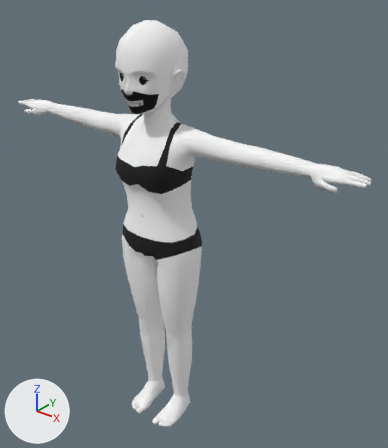
The glTF model collections/base-avatars/body_shape/BaseFemale/BaseFemale.glb: old version first, new version second.
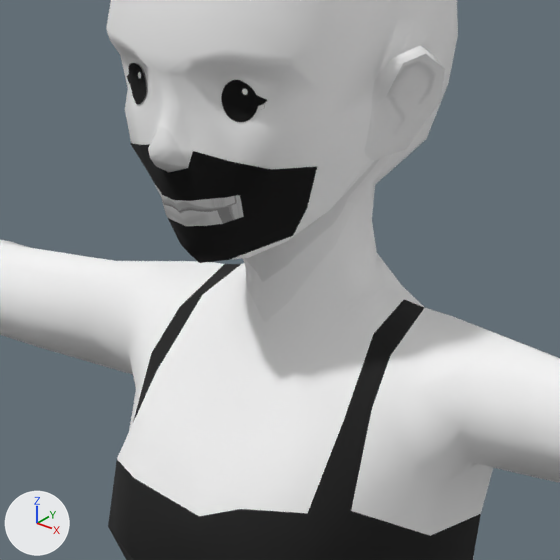
Each version appears first whole from a camera (50 mm lens) standing at (1.473, -1.61, 2.102) and looking at (0.097, 0.11, 1.036), and next in a close-up on the part from 24% to 54% of the width and 13% to 39% of the height. The lights are fixed; the arrows at lower left show +X, +Y and +Z. Where no turn or scale is listed for an object, it has been applied to the vertices.

The first close-up shows 'F_Head', 'F_Mask_Eyes', 'F_Mask_Mouth', 'F_uBody_BaseMesh'.
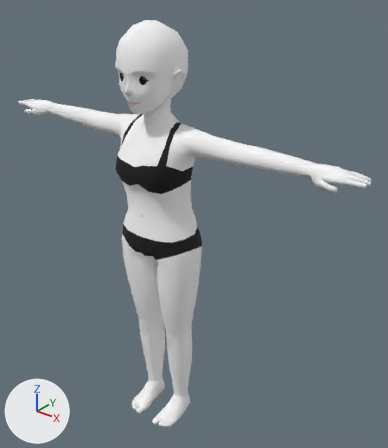
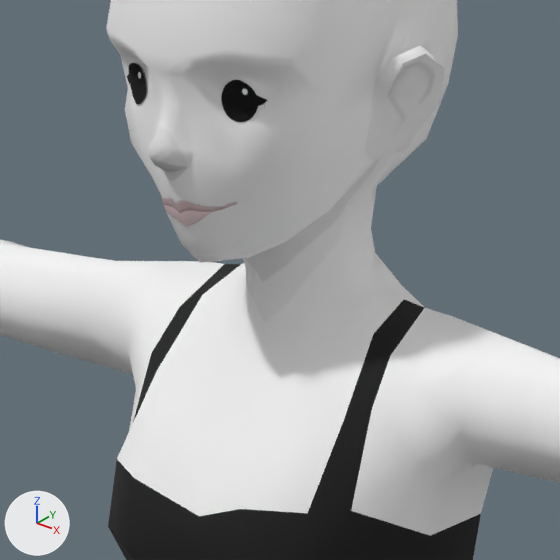
Diff of the bpy script that builds the scene:
```diff
--- a/collections/base-avatars/body_shape/BaseFemale/BaseFemale.glb.py
+++ b/collections/base-avatars/body_shape/BaseFemale/BaseFemale.glb.py
@@ img_f_mouth_00 @@
+img_f_mouth_00 = load_image('F_Mouth_00', '_unpacked/F_Mouth_00', 1024, 1024, 'sRGB')
@@ mat_avatarmaskmouth_mat @@
 mat_avatarmaskmouth_mat = principled_material('AvatarMaskMouth_MAT')
-mat_avatarmaskmouth_mat.texture = img_mouth_00  # with its transparency
+mat_avatarmaskmouth_mat.texture = img_f_mouth_00  # with its transparency
 mat_avatarmaskmouth_mat.roughness = 1.0
```

Where the change shows, as pixel boxes [x1, y1, x2, y2] in the close-ups (560 x 560 px):
'F_Mask_Mouth', surface changed (black to grey)
    both: [130, 143, 317, 263]
